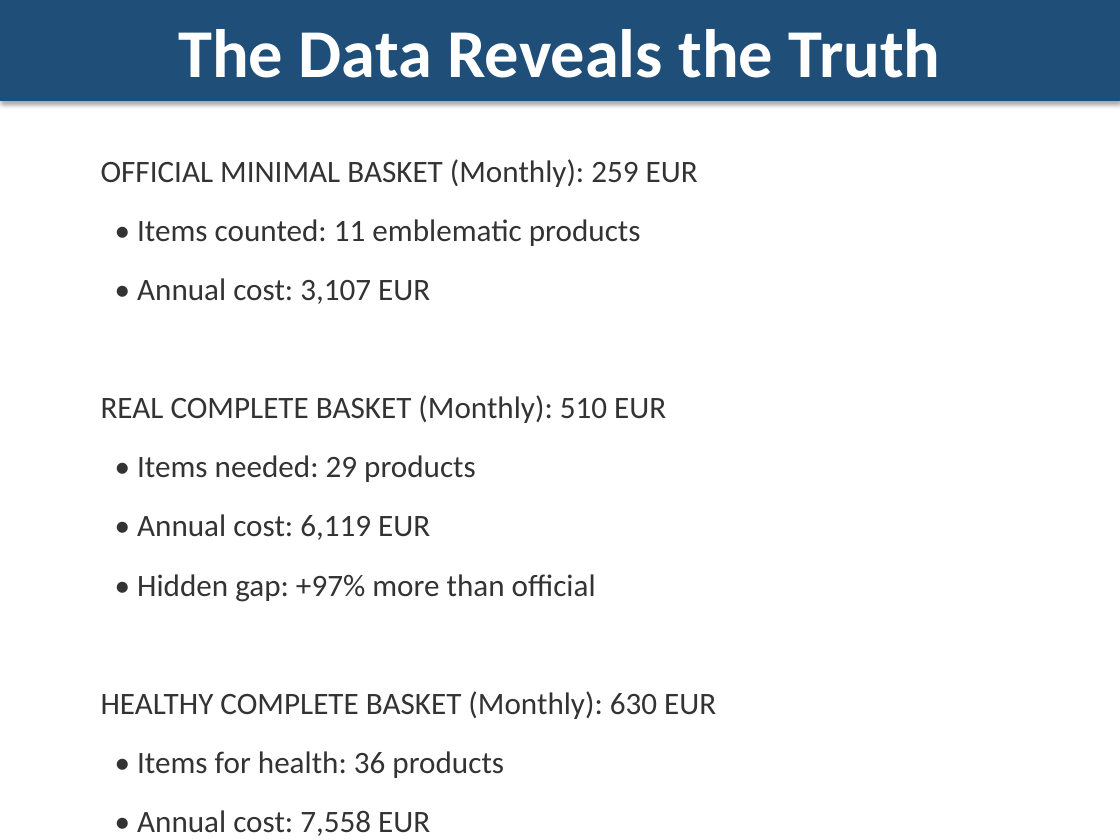
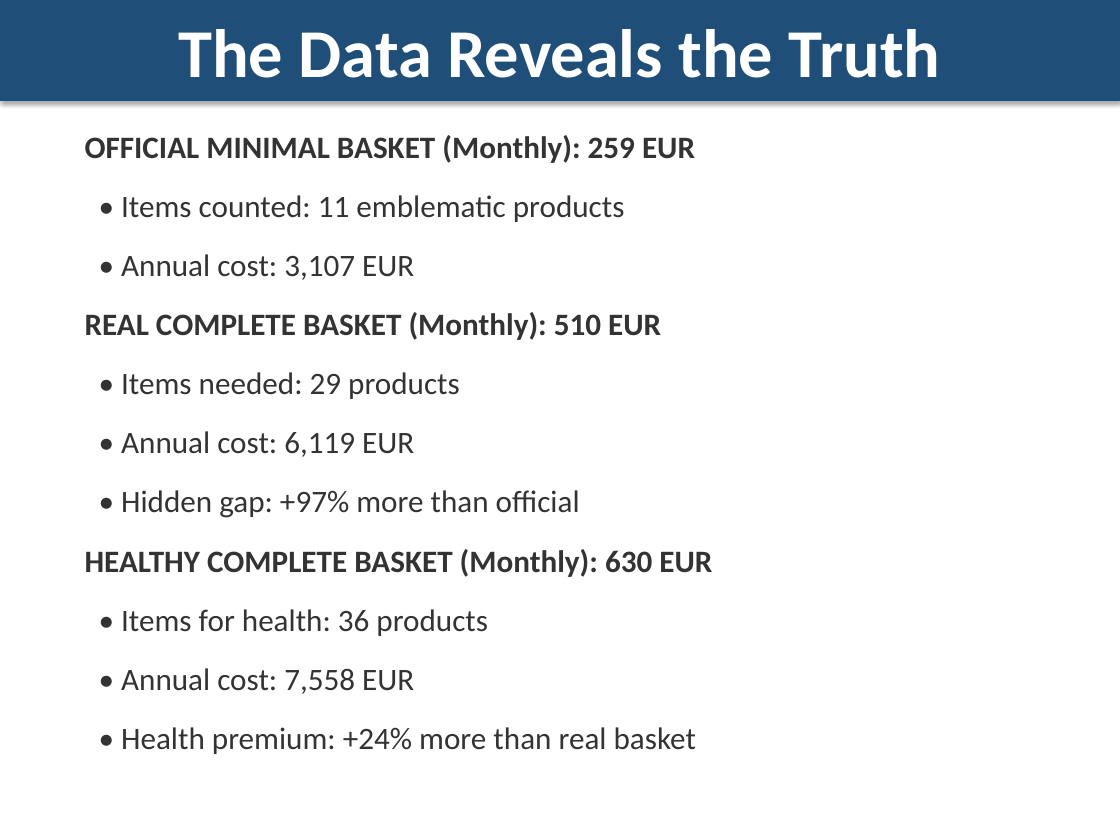
Before and after one commit to horaciofonseca-dev/snipping-prices-tool, a slide deck: slide 14 of CAPSTONE_DELIVERABLES/Snipper_Tool_Reality_vs_Official_Paris.pptx. Drawn at 1120x840 pixels with LibreOffice and Linux fonts; fonts in the diff are those of the drawing. Boxes give left, top, right and bottom in pixels: in the first picture for what was removed or moved away, otherwise in the second. Text is boxed around its words. In the diff, an @@ line names an element or a change of style, - is before the commit and + after.

```diff
--- a/CAPSTONE_DELIVERABLES/Snipper_Tool_Reality_vs_Official_Paris.pptx
+++ b/CAPSTONE_DELIVERABLES/Snipper_Tool_Reality_vs_Official_Paris.pptx
@@ text "OFFICIAL MINIMAL BASKET (Monthly): 259 ...": place and size @@
-text "OFFICIAL MINIMAL BASKET (Monthly): 259 ..." at (101,159,716,836)
+text "OFFICIAL MINIMAL BASKET (Monthly): 259 ..." at (85,135,712,754)
@@ text at (85,135,712,577): bold on in "OFFICIAL MINIMAL BASKET (Monthly): 259 EUR", "REAL COMPLETE BASKET (Monthly): 510 EUR", "HEALTHY COMPLETE BASKET (Monthly): 630 EUR" @@
```
Also in this commit, not shown: 18 other slides changed, 5 slides removed, 24 other files.
